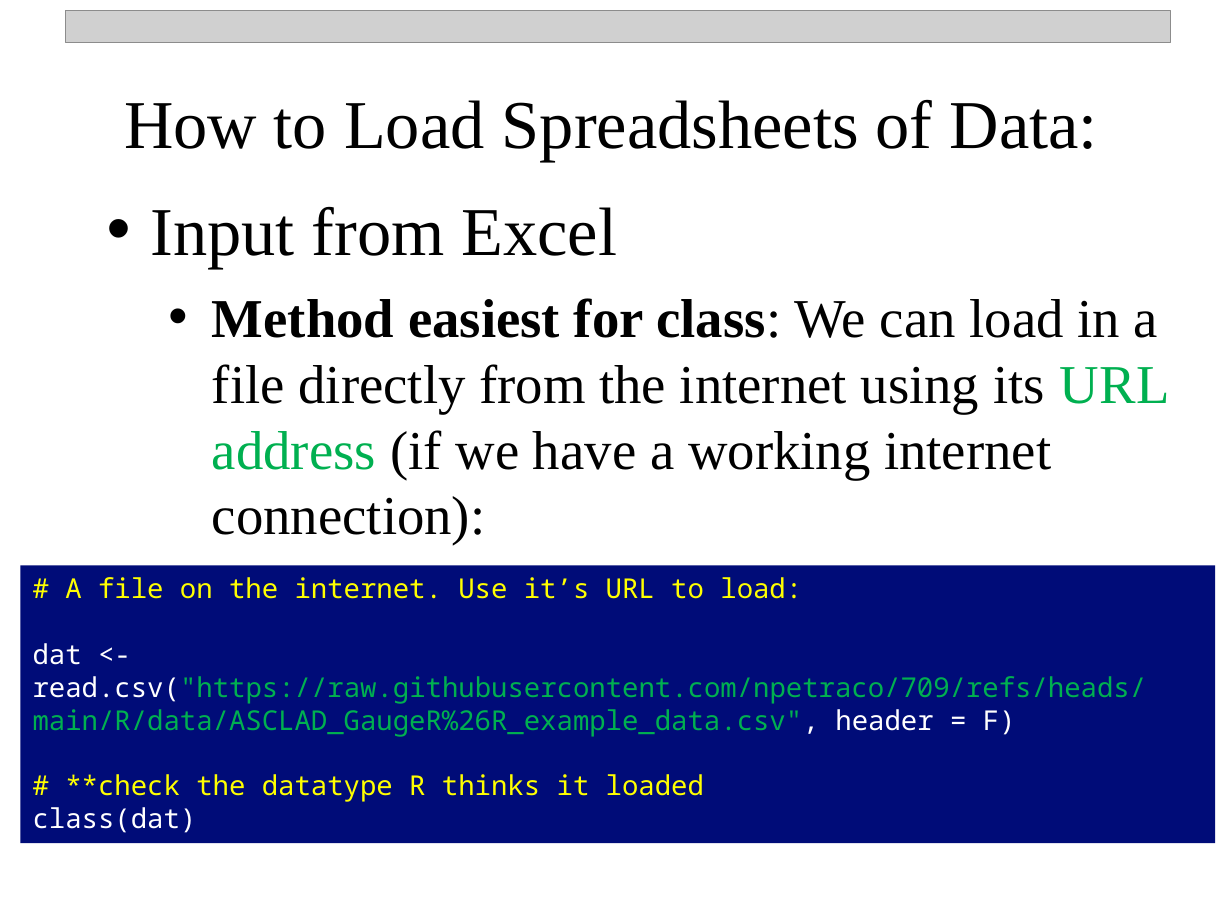
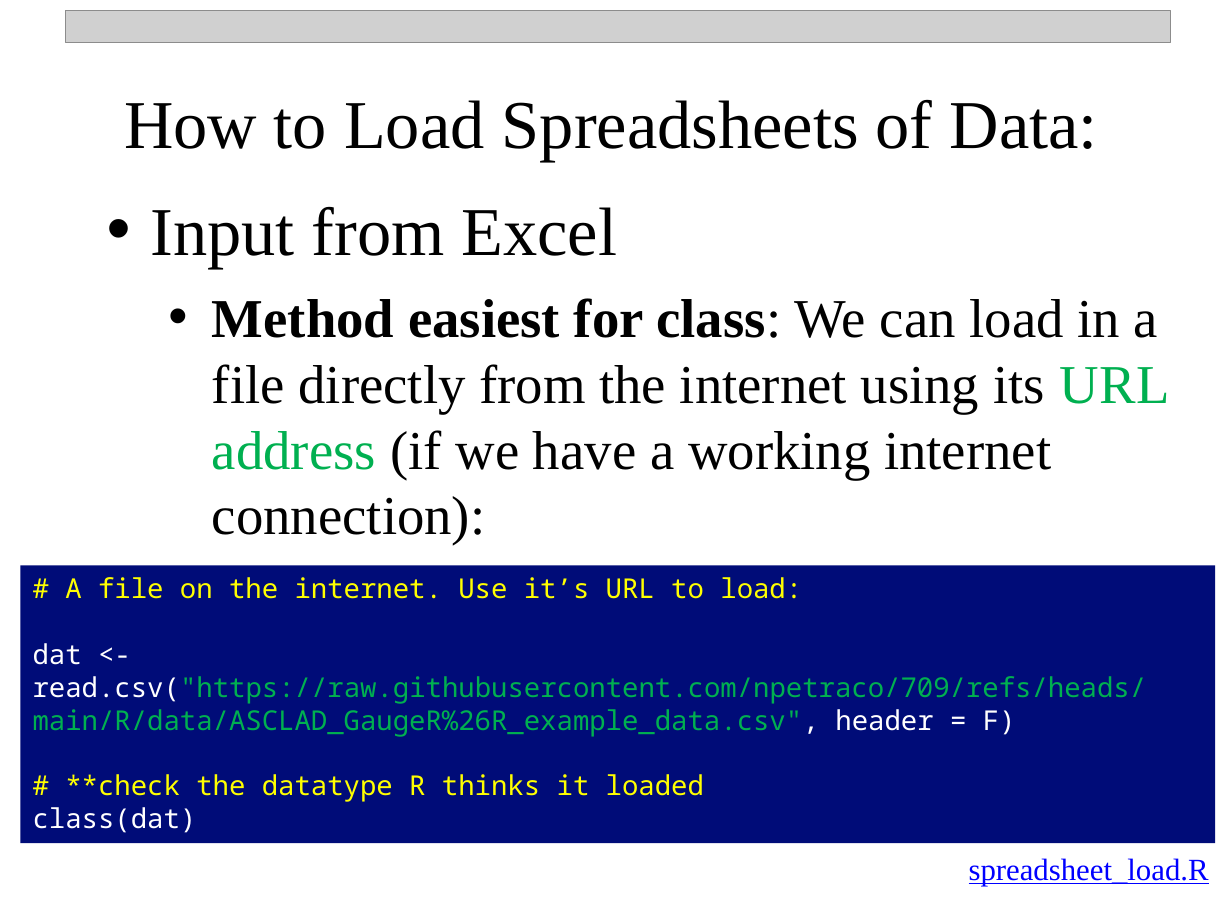
Before and after one commit to npetraco/709, a slide deck: slide 15 of Laboratories/Lab1/Intro_To_R_v2.pptx. Drawn at 1232x924 pixels with LibreOffice and Linux fonts; fonts in the diff are those of the drawing; grey boxes stand for pictures. Boxes give left, top, right and bottom in pixels: in the first picture for what was removed or moved away, otherwise in the second. Text is boxed around its words. In the diff, an @@ line names an element or a change of style, - is before the commit and + after.

```diff
--- a/Laboratories/Lab1/Intro_To_R_v2.pptx
+++ b/Laboratories/Lab1/Intro_To_R_v2.pptx
@@ text added at [969,858,1209,886], 18 pt, text #0000FF, underline @@
+spreadsheet_load.R
```
Also in this commit, not shown: 11 other slides changed, 3 other files.
